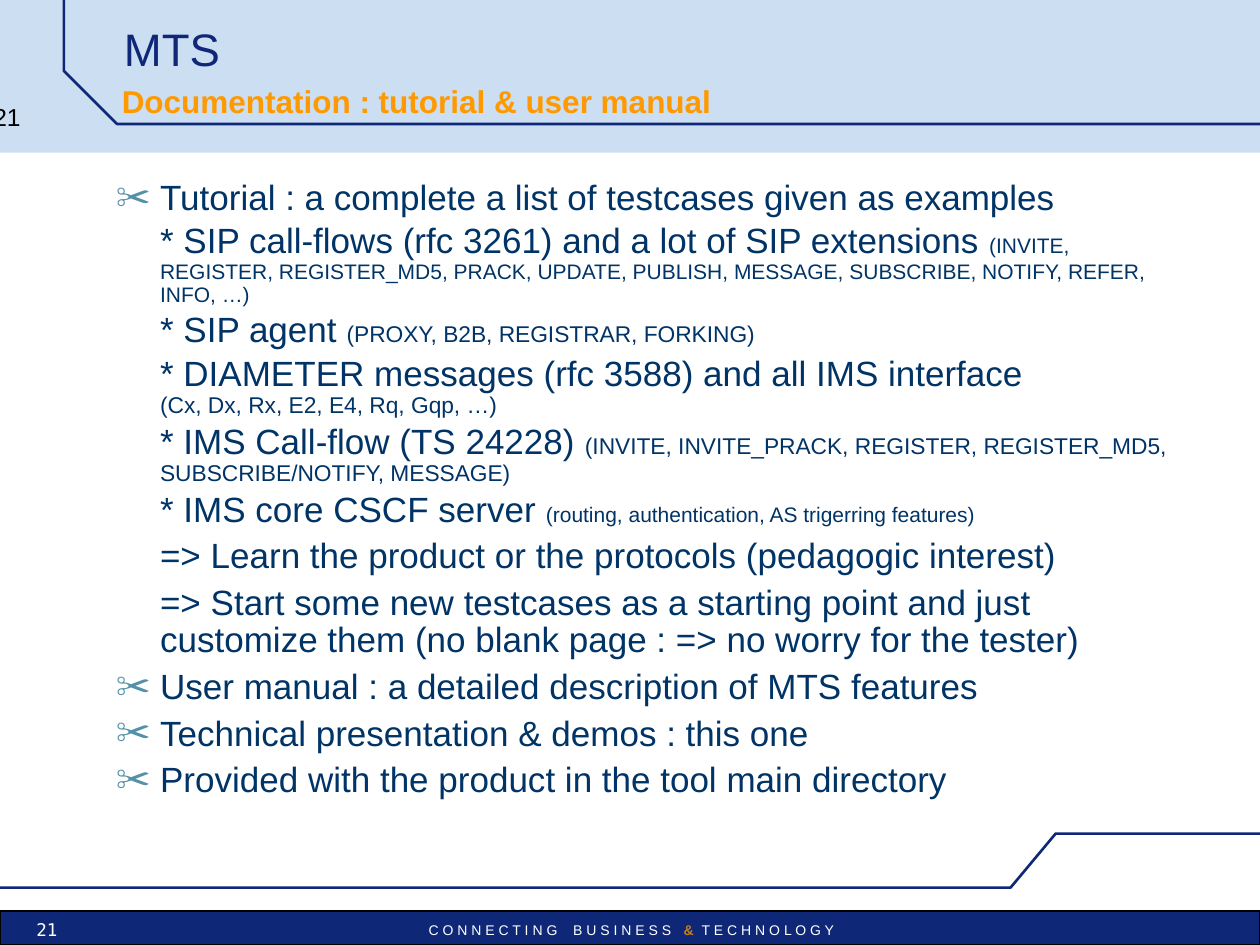
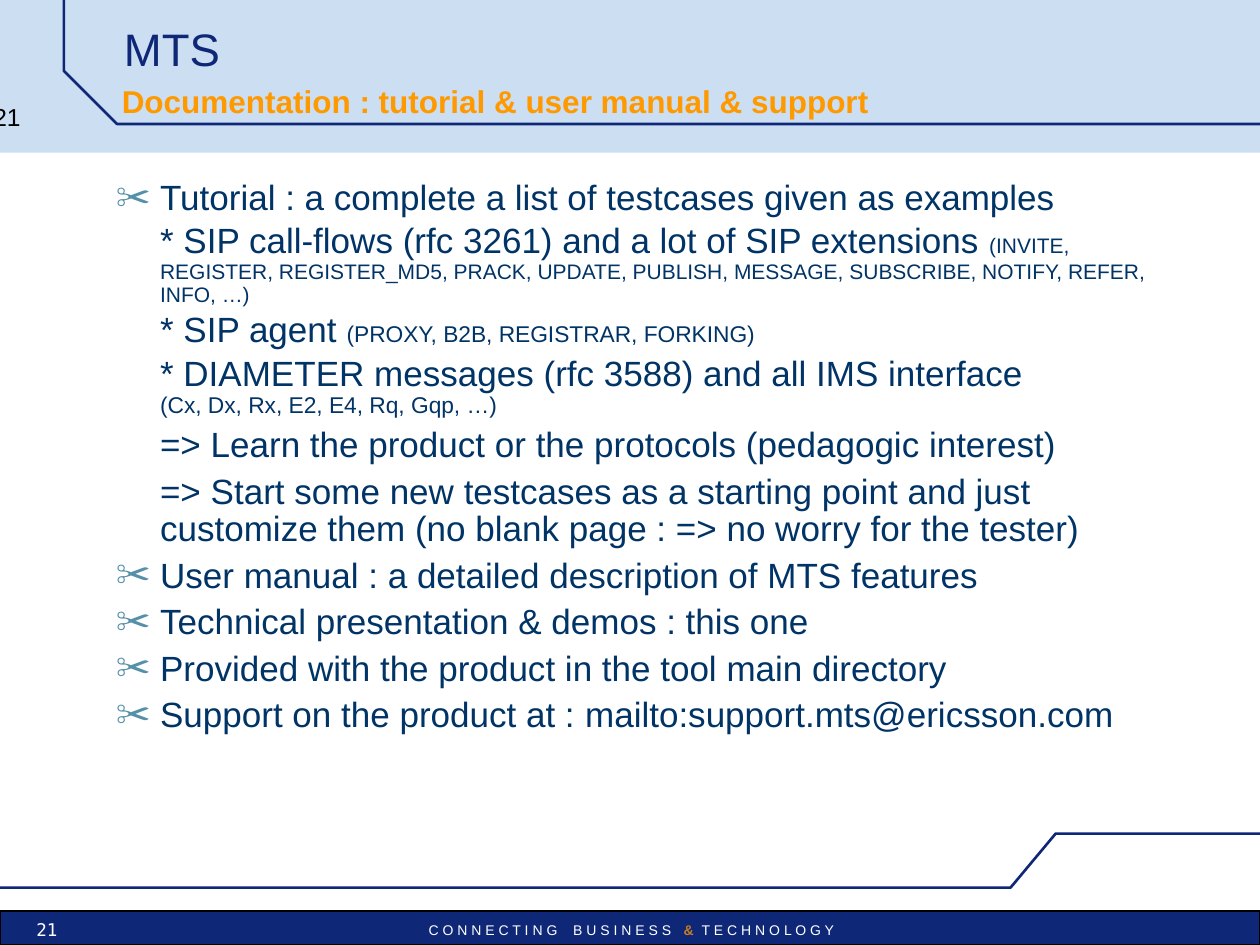
Before and after one commit to satishghiwari/mts-project, a slide deck: slide 21 of mts/src/main/doc/MTS_pres_technical.ppt. Drawn at 1260x945 pixels with LibreOffice and Linux fonts; fonts in the diff are those of the drawing; background and template pictures are left out. Boxes give left, top, right and bottom in pixels: in the first picture for what was removed or moved away, otherwise in the second. Text is boxed around its words. In the diff, an @@ line names an element or a change of style, - is before the commit and + after.

```diff
--- a/mts/src/main/doc/MTS_pres_technical.ppt
+++ b/mts/src/main/doc/MTS_pres_technical.ppt
@@ text at box(122, 90, 868, 119): text changed @@
-Documentation : tutorial & user manual
+Documentation : tutorial & user manual & support
@@ text at box(160, 428, 1167, 526): paragraphs removed @@
-* IMS Call-flow (TS 24228) (INVITE, INVITE_PRACK, REGISTER, REGISTER_MD5, SUBSCRIBE/NOTIFY, MESSAGE)
-* IMS core CSCF server (routing, authentication, AS trigerring features)
@@ text at box(160, 701, 1113, 734): paragraph added @@
+✂ Support on the product at : mailto:support.mts@ericsson.com
```
Also in this commit, not shown: 1 other slide changed.
